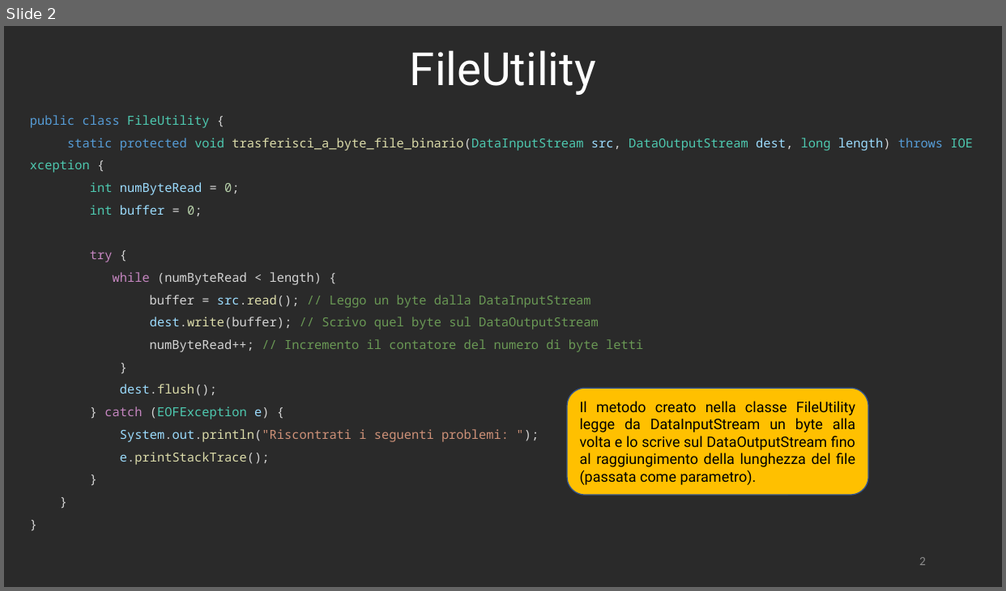
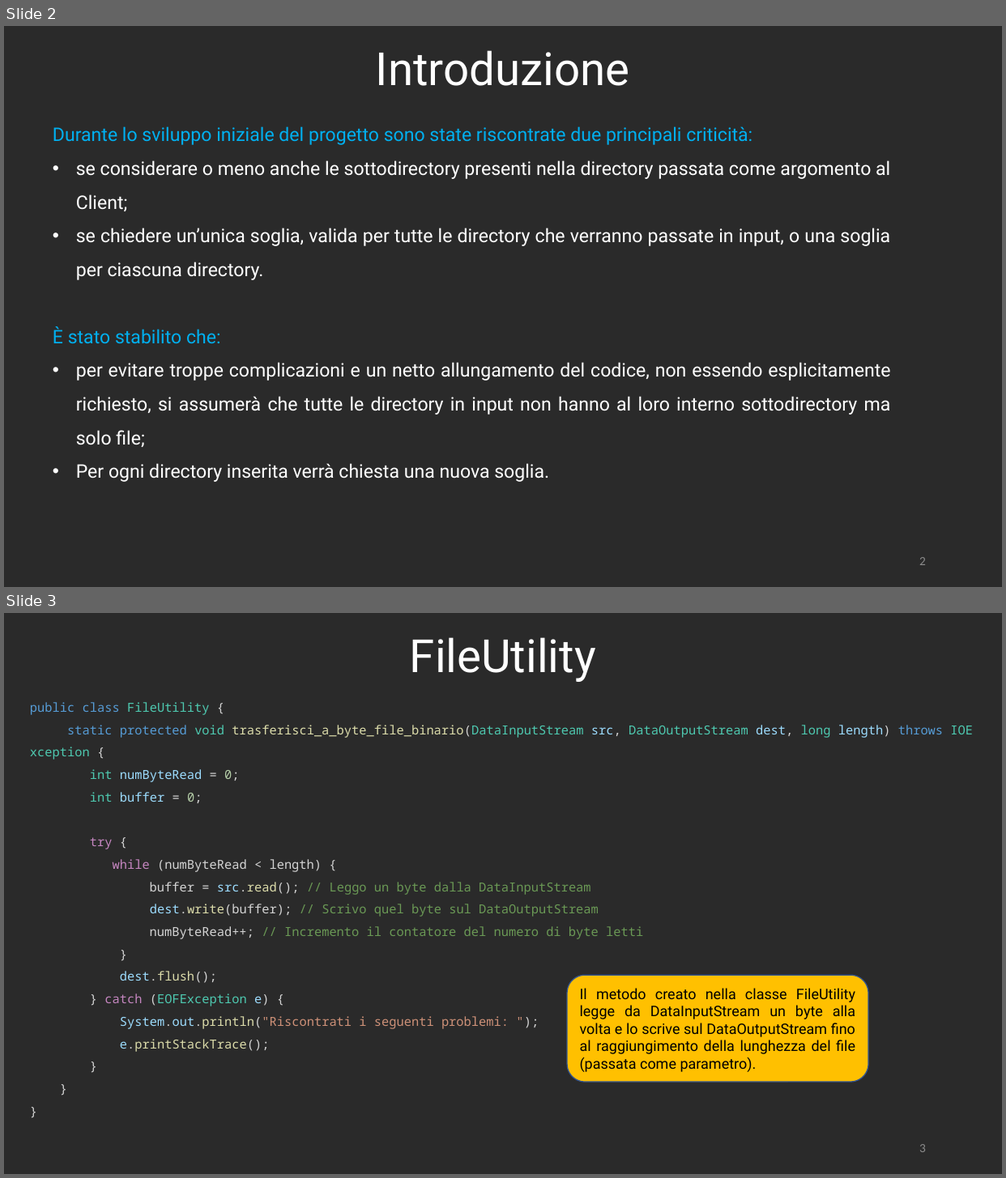
Before and after one commit to RetiCalc-Unibo/progetto2, a slide deck: Presentazione.pptx. Shown one above the other, each under a label of ours: slide 2 before the commit, slides 2 and 3 after it. The pictures are 1006x591 and 1006x1178 pixels, drawn with LibreOffice and Linux fonts; fonts in the diff are those of the drawing. Boxes give left, top, right and bottom in pixels: in the first picture for what was removed or moved away, otherwise in the second. Text is boxed around its words. In the diff, an @@ line names an element or a change of style, - is before the commit and + after.

Commit message:
Aggiunte slide introduzione e conclusione

```diff
--- a/Presentazione.pptx
+++ b/Presentazione.pptx
@@ slide 2 added at bbox=[4, 26, 1002, 587], background #2A2A2A @@
@@ title added at bbox=[376, 50, 630, 86], 44 pt, text #FFFFFF @@
+Introduzione
@@ text added at bbox=[53, 126, 891, 482], 18 pt, text #FFFFFF @@
+Durante lo sviluppo iniziale del progetto sono state riscontrate due principali criticità:
+• se considerare o meno anche le sottodirectory presenti nella directory passata come argomento al Client;
+• se chiedere un’unica soglia, valida per tutte le directory che verranno passate in input, o una soglia per ciascuna directory.
+È stato stabilito che:
+• per evitare troppe complicazioni e un netto allungamento del codice, non essendo esplicitamente richiesto, si assumerà che tutte le directory in input non hanno al loro interno sottodirectory ma solo file;
+• Per ogni directory inserita verrà chiesta una nuova soglia.
@@ page number added at bbox=[919, 557, 926, 565], 12 pt, text #8C8C8C @@
+2
@@ what was slide 2 is now slide 3 @@
@@ page number at bbox=[919, 1144, 926, 1152]: text changed @@
-2
+3
```
Also in this commit, not shown: 3 slides changed, 1 other slide added, 1 other file.
